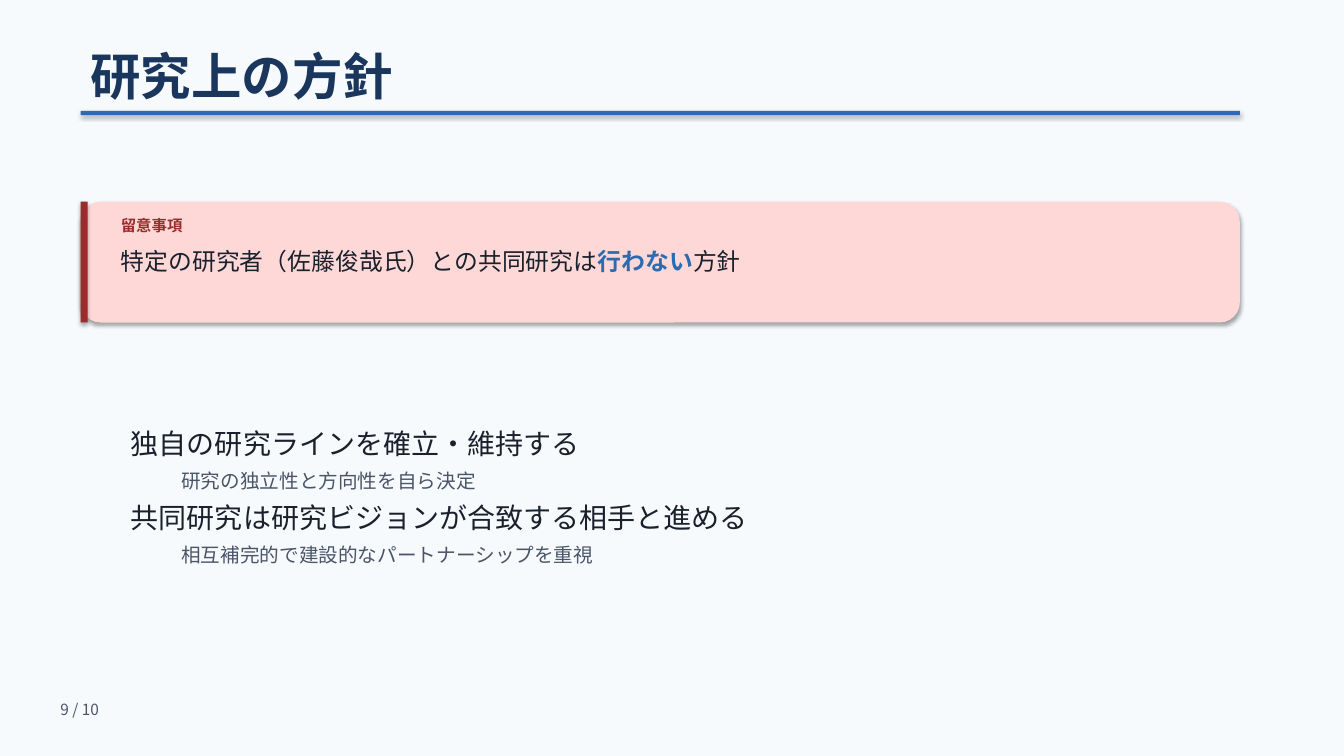
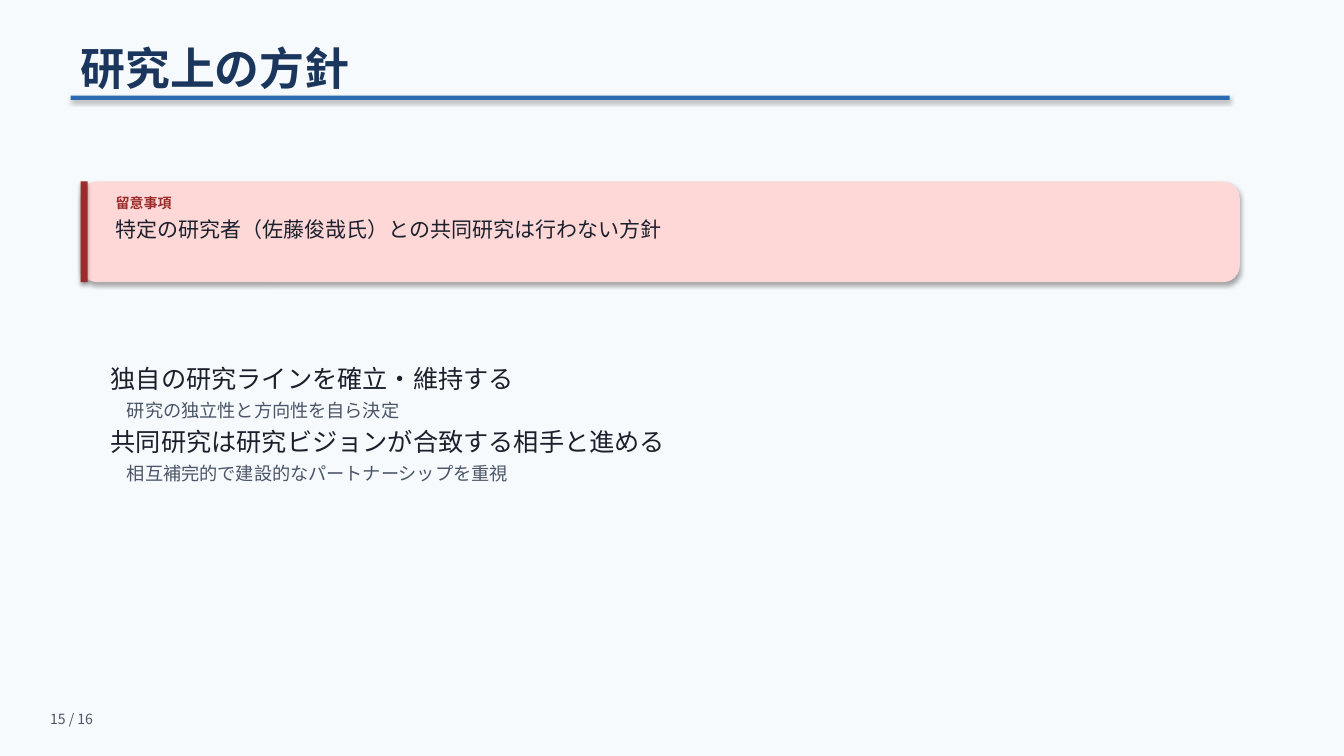
Before and after one commit to bougtoir/heat-accidents-mortality, a slide deck: slide 15 of meeting-slides/meeting_slides.pptx (slide 9 before the commit). Drawn at 1344x756 pixels with LibreOffice and Linux fonts; fonts in the diff are those of the drawing. Boxes give left, top, right and bottom in pixels: in the first picture for what was removed or moved away, otherwise in the second. Text is boxed around its words. In the diff, an @@ line names an element or a change of style, - is before the commit and + after.

```diff
--- a/meeting-slides/meeting_slides.pptx
+++ b/meeting-slides/meeting_slides.pptx
@@ text "研究上の方針": place and size @@
-text "研究上の方針" at (91,51,393,100)
+text "研究上の方針" at (80,46,349,96)
@@ text "研究上の方針" at (80,46,349,96): size 36 to 32 pt @@
@@ rectangle: place and size @@
-rectangle at (81,111,1240,115)
+rectangle at (71,96,1230,100)
@@ rounded rectangle: place and size @@
-rounded rectangle at (81,202,1240,323)
+rounded rectangle at (81,181,1240,282)
@@ rectangle: place and size @@
-rectangle at (81,202,88,323)
+rectangle at (81,181,88,282)
@@ text "留意事項": place and size @@
-text "留意事項" at (121,218,183,232)
+text "留意事項" at (116,194,172,212)
@@ text "留意事項" at (116,194,172,212): size 11 to 10 pt @@
@@ text "特定の研究者（佐藤俊哉氏）との共同研究は行わない方針": place and size @@
-text "特定の研究者（佐藤俊哉氏）との共同研究は行わない方針" at (121,249,741,272)
+text "特定の研究者（佐藤俊哉氏）との共同研究は行わない方針" at (116,219,662,239)
@@ text "特定の研究者（佐藤俊哉氏）との共同研究は行わない方針" at (116,219,662,239): size 17 to 15 pt; text colour #2B6CB0 to #1A202C, bold off in "特定の研究者（佐藤俊哉氏）との共同研究は行わない方針" @@
@@ text "独自の研究ラインを確立・維持する": place and size @@
-text "独自の研究ラインを確立・維持する" at (131,430,748,564)
+text "独自の研究ラインを確立・維持する" at (111,367,665,482)
@@ text "独自の研究ラインを確立・維持する" at (111,367,665,482): size 20 to 18 pt in "独自の研究ラインを確立・維持する", "共同研究は研究ビジョンが合致する相手と進める"; size 14 to 13 pt in "研究の独立性と方向性を自ら決定", "相互補完的で建設的なパートナーシップを重視"; less space between paragraphs; list level 2 to 1 in "研究の独立性と方向性を自ら決定"; list level 2 to 1 in "相互補完的で建設的なパートナーシップを重視" @@
@@ text added at (50,713,93,724), 10 pt, text #4A5568 @@
+15 / 16
@@ text removed at (60,703,99,715) @@
-9 / 10
```
Also in this commit, not shown: 4 other slides changed, 11 slides added, 5 slides removed, 5 other files.
